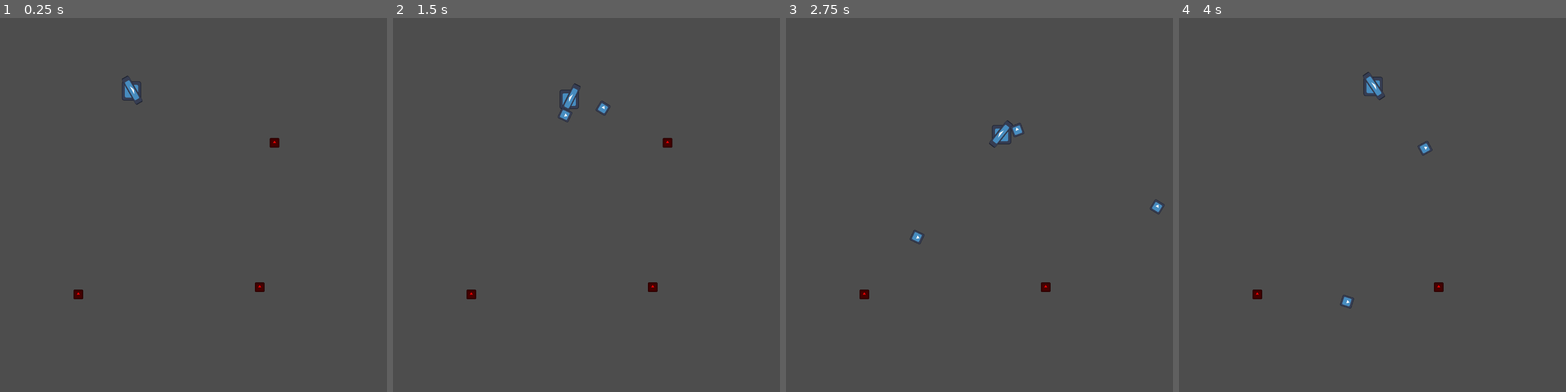
Above: before the commit, frames 1-4 (left to right).
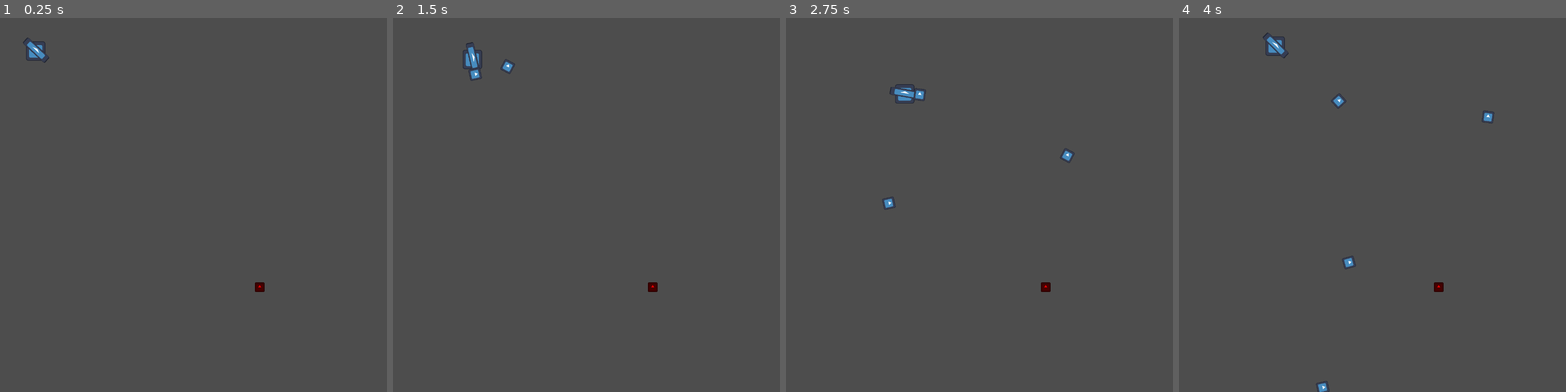
Above: after the commit, the same moments.

Repository: KoB-Kirito/uol-gamejam-10
Game: Godot game, scene res://level/level_1.tscn
Two runs of this game, one before a commit and one after it. Both use one fixed random seed, a clock stepped at 60 frames per second and the inputs below. Before the commit the project starts from res://Main.tscn. The engine's default icon, where the game draws it, is replaced by a stand-in: a white triangle on a blue panel in a dark square.
Inputs (mouse positions are in pixels of both pictures, inside the frame that each line leads up to):
- Up to frame 1 (0.25 s): no input
- Up to frame 2 (1.5 s): tap Enter at 0.5 s; move the mouse to (671, 178) at 0.52 s; hold D (right) 0.53-1.28 s; click (671, 178) at 0.6 s; move the mouse to (509, 216) at 1.27 s; hold S (down) from 1.28 s (still down); click (509, 216) at 1.35 s
- Up to frame 3 (2.75 s): move the mouse to (1018, 115) at 2.02 s; release S (down) at 2.03 s; hold D (right) from 2.03 s (still down); click (1018, 115) at 2.1 s
- Up to frame 4 (4 s): move the mouse to (1353, 276) at 2.77 s; release D (right) at 2.78 s; hold W (up) 2.78-3.53 s; click (1353, 276) at 2.85 s; move the mouse to (1488, 257) at 3.52 s; hold A (left) from 3.53 s (still down); click (1488, 257) at 3.6 s

The runs differ from the first frame. In frame 1, 0.5% of the frame differs, in the area x 6-73%, y 5-76%; in frame 2, 0.7%; in frame 3, 0.8%; in frame 4, 0.8%, in the area x 19-82%, y 3-100%.

Commit message:
Add level manager -> Levelchange

Diff:
--- a/Main.tscn
+++ /dev/null
@@ -1,23 +0,0 @@
-[gd_scene load_steps=4 format=3 uid="uid://cu1ptxp2px5uq"]
-
-[ext_resource type="Script" path="res://game_manager.gd" id="1_bc0gc"]
-[ext_resource type="PackedScene" uid="uid://d1nwfcr0d5o1x" path="res://player.tscn" id="1_m36mq"]
-[ext_resource type="PackedScene" uid="uid://f4jf1c4v6ts5" path="res://enemies/_base_enemy.tscn" id="2_x741e"]
-
-[node name="Node2D" type="Node2D"]
-
-[node name="GameManager" type="Node" parent="."]
-script = ExtResource("1_bc0gc")
-
-[node name="Player" parent="." instance=ExtResource("1_m36mq")]
-friction = 0.3
-acceleration = 0.4
-
-[node name="EnemyBase" parent="." instance=ExtResource("2_x741e")]
-position = Vector2(859, 933)
-
-[node name="EnemyBase2" parent="." instance=ExtResource("2_x741e")]
-position = Vector2(259, 957)
-
-[node name="EnemyBase3" parent="." instance=ExtResource("2_x741e")]
-position = Vector2(908, 455)
--- a/enemies/_base_enemy.tscn
+++ b/enemies/_base_enemy.tscn
@@ -9,7 +9,7 @@
 [sub_resource type="RectangleShape2D" id="RectangleShape2D_fxe7l"]
 size = Vector2(32, 32)
 
-[node name="EnemyBase" type="CharacterBody2D"]
+[node name="EnemyBase" type="CharacterBody2D" groups=["enemy"]]
 collision_layer = 2
 collision_mask = 2
 script = ExtResource("1_cobw7")
@@ -30,5 +30,4 @@
 shape = SubResource("RectangleShape2D_fxe7l")
 debug_color = Color(0.83421, 0.383626, 0.179764, 0.42)
 
-[connection signal="area_entered" from="Hurtbox" to="." method="_on_hurtbox_area_entered"]
 [connection signal="body_entered" from="Hurtbox" to="." method="_on_hurtbox_body_entered"]
--- a/enemies/enemy.gd
+++ b/enemies/enemy.gd
@@ -2,6 +2,8 @@
 extends CharacterBody2D
 ## base class
 
+
+signal died(enemy: Enemy)
 
 
 func _on_hurtbox_body_entered(body: Node2D) -> void:
@@ -14,4 +16,5 @@
 func die() -> void:
 	#TODO: animation
 
+	died.emit(self)
 	queue_free()
--- a/game_manager.gd
+++ /dev/null
@@ -1,2 +0,0 @@
-extends Node
-## GameManager
--- /dev/null
+++ b/level/level_1.tscn
@@ -0,0 +1,18 @@
+[gd_scene load_steps=4 format=3 uid="uid://cu1ptxp2px5uq"]
+
+[ext_resource type="PackedScene" uid="uid://ch3u4v7tets38" path="res://level_manager.tscn" id="1_te1qb"]
+[ext_resource type="PackedScene" uid="uid://d1nwfcr0d5o1x" path="res://player.tscn" id="2_lveq8"]
+[ext_resource type="PackedScene" uid="uid://f4jf1c4v6ts5" path="res://enemies/_base_enemy.tscn" id="3_4s3ti"]
+
+[node name="Level1" type="Node2D"]
+
+[node name="LevelManager" parent="." instance=ExtResource("1_te1qb")]
+next_level = "res://level/level_2.tscn"
+
+[node name="Player" parent="." instance=ExtResource("2_lveq8")]
+position = Vector2(118, 151)
+friction = 0.3
+acceleration = 0.4
+
+[node name="EnemyBase" parent="." instance=ExtResource("3_4s3ti")]
+position = Vector2(859, 933)
--- /dev/null
+++ b/level/level_2.tscn
@@ -0,0 +1,28 @@
+[gd_scene load_steps=4 format=3 uid="uid://bs6ddm8klepwa"]
+
+[ext_resource type="PackedScene" uid="uid://ch3u4v7tets38" path="res://level_manager.tscn" id="1_tn26n"]
+[ext_resource type="PackedScene" uid="uid://d1nwfcr0d5o1x" path="res://player.tscn" id="2_jiq4q"]
+[ext_resource type="PackedScene" uid="uid://f4jf1c4v6ts5" path="res://enemies/_base_enemy.tscn" id="3_r5gd6"]
+
+[node name="Level2" type="Node2D"]
+
+[node name="LevelManager" parent="." instance=ExtResource("1_tn26n")]
+next_level = "res://Bullet Test.tscn"
+
+[node name="Player" parent="." instance=ExtResource("2_jiq4q")]
+position = Vector2(650, 744)
+
+[node name="EnemyBase" parent="." instance=ExtResource("3_r5gd6")]
+position = Vector2(125, 131)
+
+[node name="EnemyBase2" parent="." instance=ExtResource("3_r5gd6")]
+position = Vector2(253, 271)
+
+[node name="EnemyBase3" parent="." instance=ExtResource("3_r5gd6")]
+position = Vector2(357, 403)
+
+[node name="EnemyBase4" parent="." instance=ExtResource("3_r5gd6")]
+position = Vector2(1031, 1009)
+
+[node name="EnemyBase5" parent="." instance=ExtResource("3_r5gd6")]
+position = Vector2(877, 877)
--- /dev/null
+++ b/level_manager.gd
@@ -0,0 +1,42 @@
+extends Node
+## LevelManager
+
+
+signal enemy_died(enemy)
+#signal all_enemies_died
+
+@export_file("*.tscn") var next_level: String
+
+var enemies: Array[Enemy]
+
+
+func _ready() -> void:
+	# store all enemies
+	for enemy in get_tree().get_nodes_in_group("enemy"):
+		# store enemy
+		enemies.append(enemy)
+
+		# connect died event
+		enemy.died.connect(on_enemy_died)
+
+	print_debug("found ", enemies.size(), " enemies")
+
+
+func on_enemy_died(enemy: Enemy) -> void:
+	enemies.erase(enemy)
+
+	enemy_died.emit(enemy)
+
+	if not enemies:
+		#all_enemies_died.emit()
+		win_level()
+
+
+func win_level():
+	# show scoreboard
+	%ScoreboardLayer.show()
+
+
+func _on_scoreboard_gui_input(event: InputEvent) -> void:
+	if event.is_pressed():
+		get_tree().change_scene_to_file(next_level)
--- /dev/null
+++ b/level_manager.tscn
@@ -0,0 +1,52 @@
+[gd_scene load_steps=2 format=3 uid="uid://ch3u4v7tets38"]
+
+[ext_resource type="Script" path="res://level_manager.gd" id="1_mbl6h"]
+
+[node name="LevelManager" type="Node"]
+script = ExtResource("1_mbl6h")
+
+[node name="ScoreboardLayer" type="CanvasLayer" parent="."]
+unique_name_in_owner = true
+layer = 16
+visible = false
+
+[node name="BackgroundFade" type="ColorRect" parent="ScoreboardLayer"]
+anchors_preset = 15
+anchor_right = 1.0
+anchor_bottom = 1.0
+grow_horizontal = 2
+grow_vertical = 2
+color = Color(0, 0, 0, 0.501961)
+
+[node name="PanelContainer" type="PanelContainer" parent="ScoreboardLayer/BackgroundFade"]
+layout_mode = 1
+anchors_preset = 8
+anchor_left = 0.5
+anchor_top = 0.5
+anchor_right = 0.5
+anchor_bottom = 0.5
+offset_left = -20.0
+offset_top = -20.0
+offset_right = 20.0
+offset_bottom = 20.0
+grow_horizontal = 2
+grow_vertical = 2
+mouse_filter = 1
+
+[node name="MarginContainer" type="MarginContainer" parent="ScoreboardLayer/BackgroundFade/PanelContainer"]
+layout_mode = 2
+theme_override_constants/margin_left = 20
+theme_override_constants/margin_top = 20
+theme_override_constants/margin_right = 20
+theme_override_constants/margin_bottom = 20
+
+[node name="Label" type="Label" parent="ScoreboardLayer/BackgroundFade/PanelContainer/MarginContainer"]
+layout_mode = 2
+mouse_filter = 1
+theme_override_font_sizes/font_size = 32
+text = "Level Complete
+
+Press any button to continue"
+horizontal_alignment = 1
+
+[connection signal="gui_input" from="ScoreboardLayer/BackgroundFade" to="." method="_on_scoreboard_gui_input"]
--- a/player.tscn
+++ b/player.tscn
@@ -8,7 +8,6 @@
 size = Vector2(77, 74)
 
 [node name="Player" type="CharacterBody2D"]
-position = Vector2(435, 283)
 script = ExtResource("1_5xmsr")
 
 [node name="Sprite2D" type="Sprite2D" parent="."]
--- a/project.godot
+++ b/project.godot
@@ -11,7 +11,7 @@
 [application]
 
 config/name="UOL Game Jam"
-run/main_scene="res://Main.tscn"
+run/main_scene="res://level/level_1.tscn"
 config/features=PackedStringArray("4.4", "Forward Plus")
 config/icon="res://icon.svg"
 
@@ -24,6 +24,10 @@
 [dotnet]
 
 project/assembly_name="UOL Game Jam"
+
+[global_group]
+
+enemy=""
 
 [input]
 
Not shown, removed: .DS_Store
